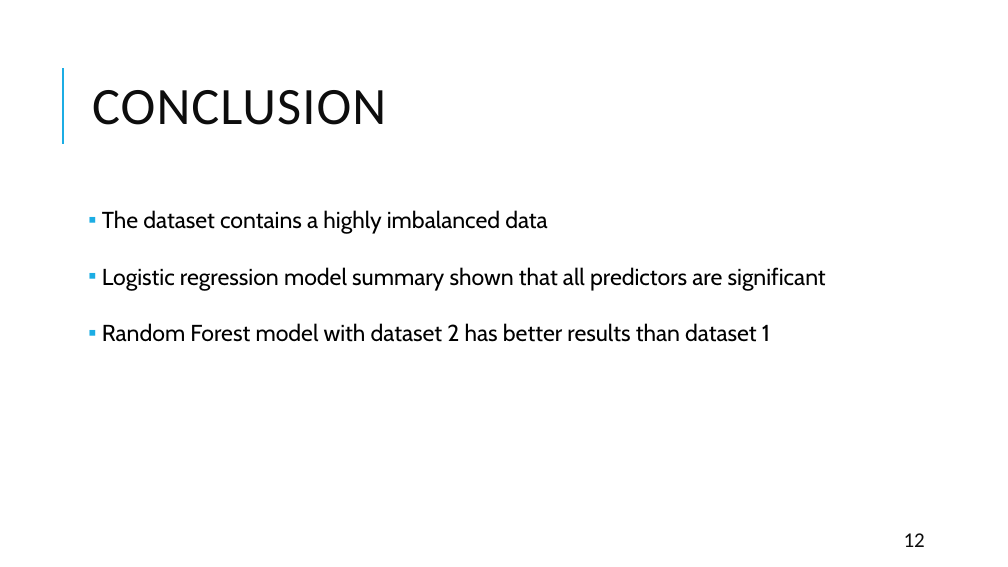
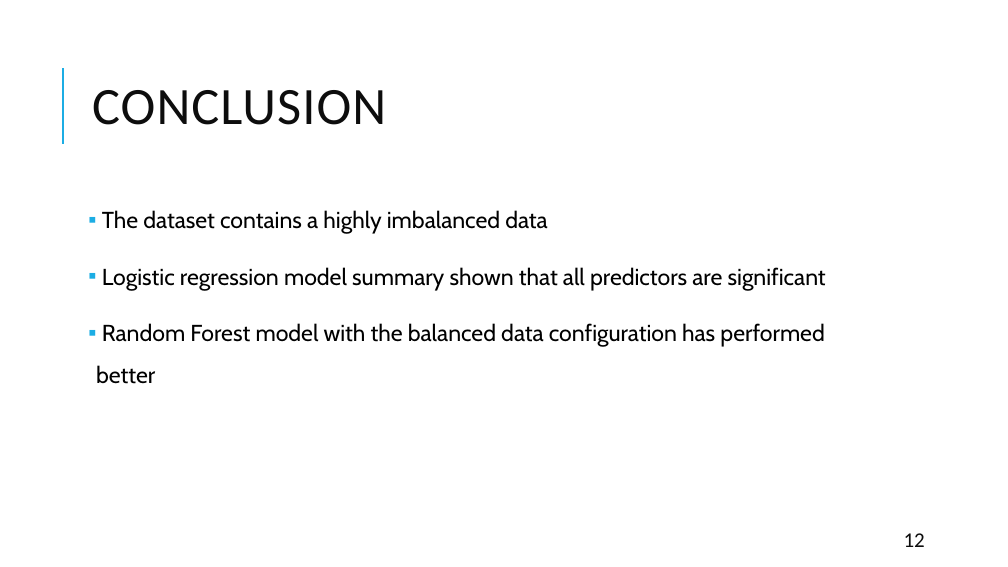
Before and after one commit to matty1203/r_cubicplot, a slide deck: slide 12 of Classification of bow shock event positions from Magnetic.pptx. Drawn at 1008x567 pixels with LibreOffice and Linux fonts; fonts in the diff are those of the drawing. Boxes give left, top, right and bottom in pixels: in the first picture for what was removed or moved away, otherwise in the second. Text is boxed around its words. In the diff, an @@ line names an element or a change of style, - is before the commit and + after.

```diff
--- a/Classification of bow shock event positions from Magnetic.pptx
+++ b/Classification of bow shock event positions from Magnetic.pptx
@@ text at box(96, 323, 824, 384): text changed @@
-▪ Random Forest model with dataset 2 has better results than dataset 1
+▪ Random Forest model with the balanced data configuration has performed better
```
Also in this commit, not shown: 2 other slides changed.
